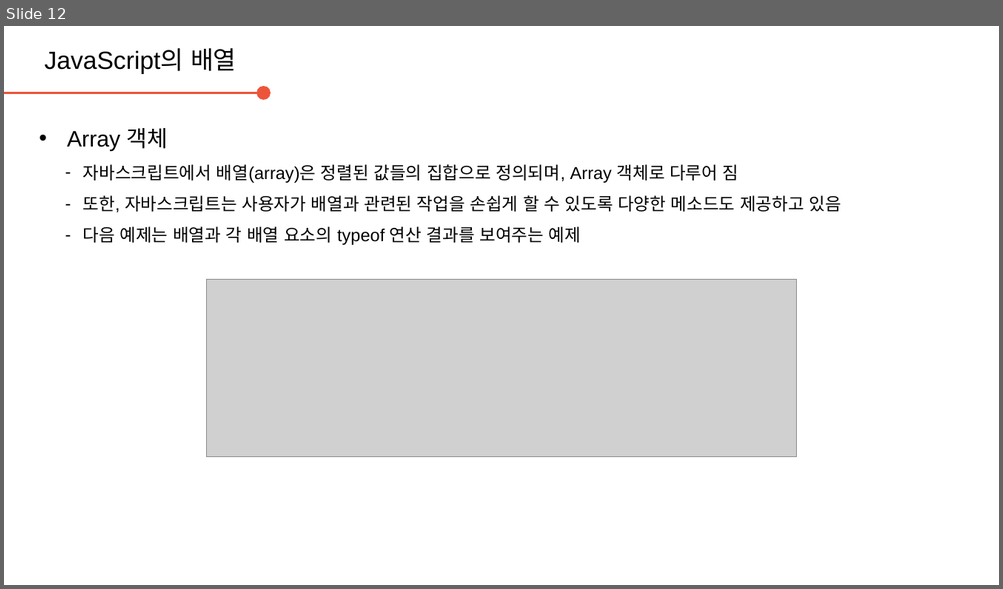
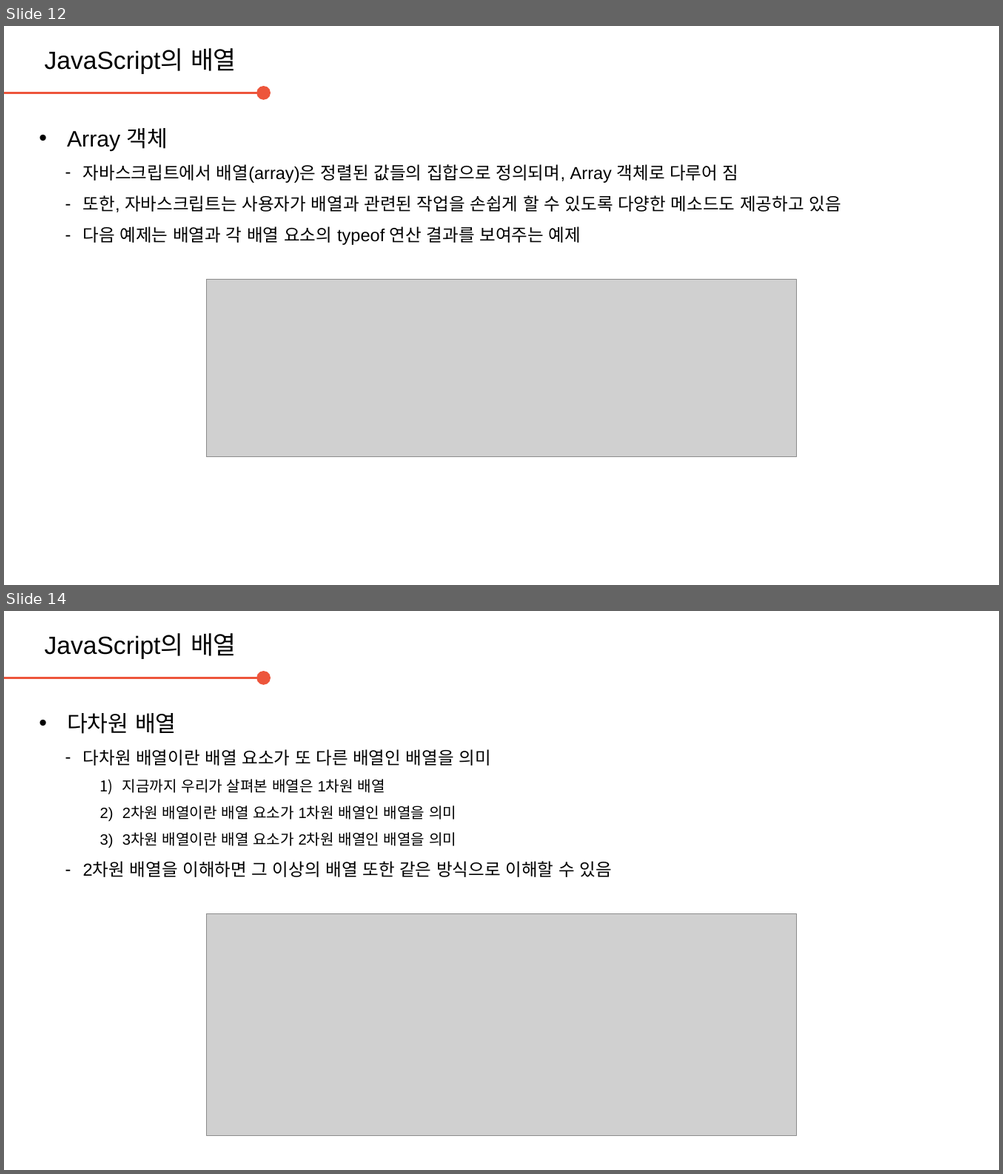
Before and after one commit to daegukdo/GCWM, a slide deck: 34/200824_JavaScript_array.pptx. Shown one above the other, each under a label of ours: slide 12 before the commit, slides 12 and 14 after it; the slides between them are not shown. The pictures are 1003x589 and 1003x1174 pixels, drawn with LibreOffice and Linux fonts; fonts in the diff are those of the drawing; grey boxes stand for pictures; background and template pictures are left out. Boxes give left, top, right and bottom in pixels: in the first picture for what was removed or moved away, otherwise in the second. Text is boxed around its words. In the diff, an @@ line names an element or a change of style, - is before the commit and + after.

Commit message:
get coding with me  - edit JavaScript resource (array)

```diff
--- a/34/200824_JavaScript_array.pptx
+++ b/34/200824_JavaScript_array.pptx
@@ slide 14 added at [4,611,999,1170], background #FFFFFF @@
@@ text added at [45,633,236,659], 20 pt, text #000000 @@
+JavaScript의 배열
@@ arrow added from (4, 678) to (264, 678), #ED553B 2.25 pt @@
@@ text added at [67,713,611,877], 12 pt, text #000000 @@
+• 다차원 배열
+  – 다차원 배열이란 배열 요소가 또 다른 배열인 배열을 의미
+    1) 지금까지 우리가 살펴본 배열은 1차원 배열
+    2) 2차원 배열이란 배열 요소가 1차원 배열인 배열을 의미
+    3) 3차원 배열이란 배열 요소가 2차원 배열인 배열을 의미
+  – 2차원 배열을 이해하면 그 이상의 배열 또한 같은 방식으로 이해할 수 있음
@@ picture added at [206,914,797,1136] @@
```
Also in this commit, not shown: 10 other slides added, 1 slide removed, 1 other file.
